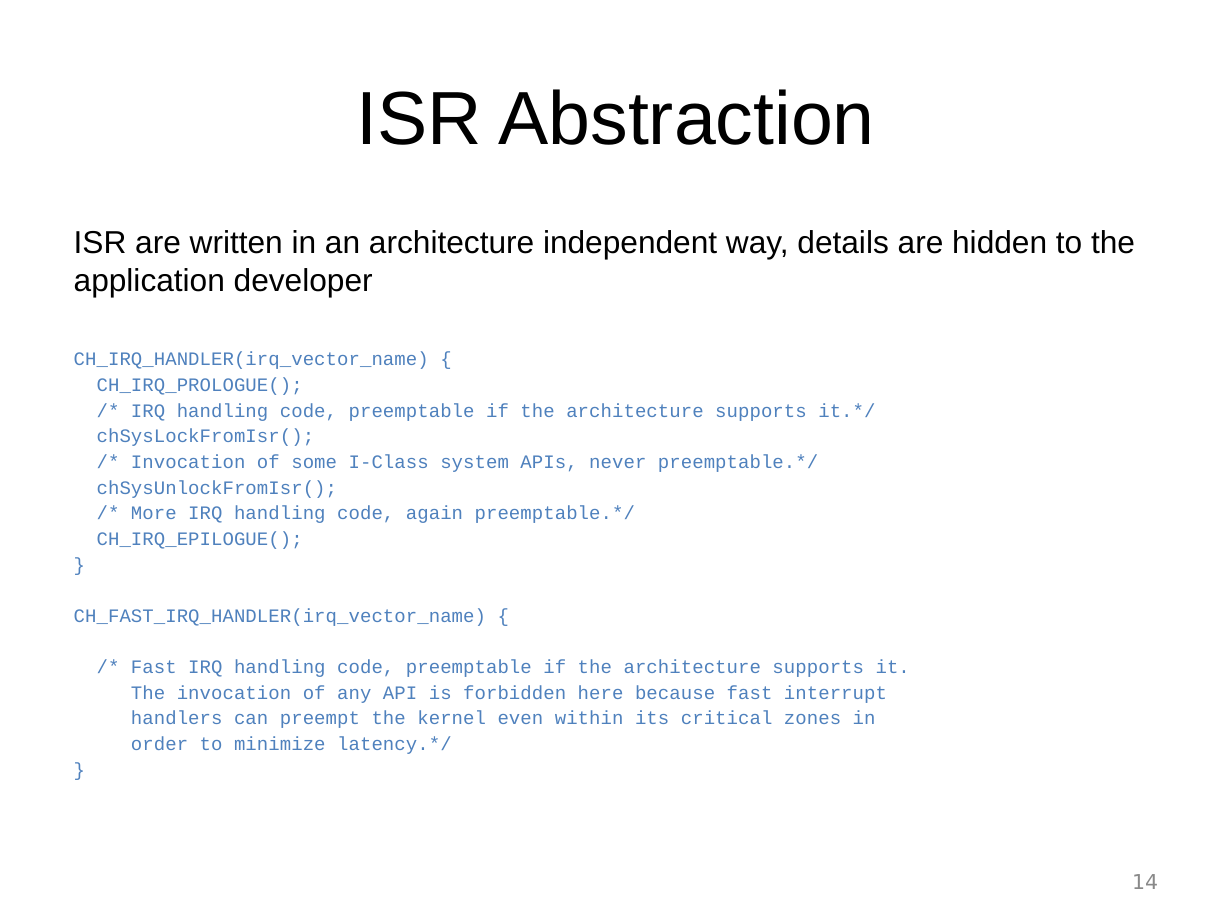
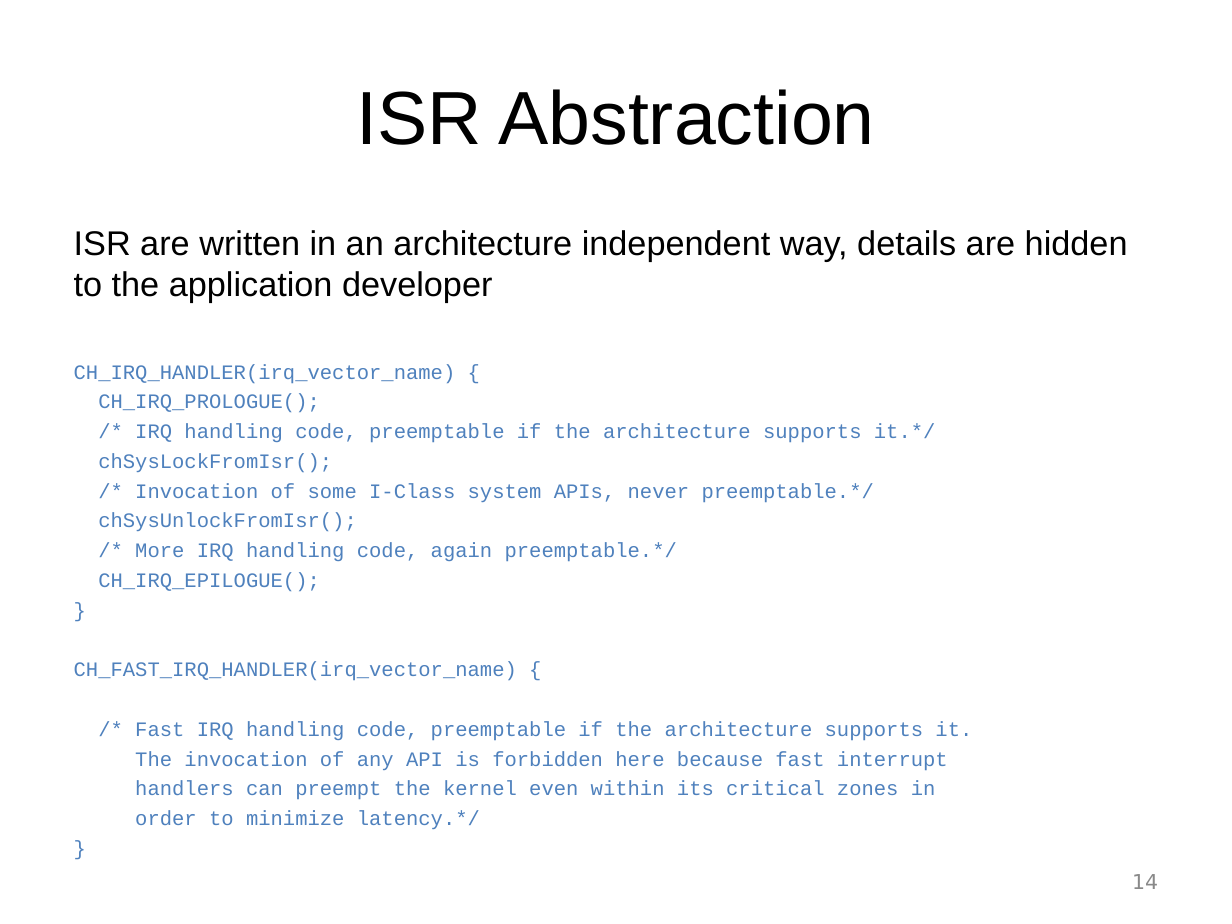
Before and after one commit to ArduPilot/ChibiOS.svn, a slide deck: slide 14 of slides_better_embedded_2012/ChibiOS-RT 2 Architecture.ppt. Drawn at 1232x924 pixels with LibreOffice and Linux fonts; fonts in the diff are those of the drawing; background and template pictures are left out. Boxes give left, top, right and bottom in pixels: in the first picture for what was removed or moved away, otherwise in the second. Text is boxed around its words. In the diff, an @@ line names an element or a change of style, - is before the commit and + after.

```diff
--- a/slides_better_embedded_2012/ChibiOS-RT 2 Architecture.ppt
+++ b/slides_better_embedded_2012/ChibiOS-RT 2 Architecture.ppt
@@ text "ISR are written in an ..." at box(74, 230, 1128, 830): size 18.5 to 20 pt in "ISR are written in an architecture independent ..."; size 11.1 to 12 pt in "CH_IRQ_HANDLER(irq_vector_name) {", "CH_IRQ_PROLOGUE();", "/* IRQ handling code, preemptable if the ...", "chSysLockFromIsr();" and 11 more places; line spacing 0.9 to 1 @@
```
Also in this commit, not shown: 22 other slides changed, 1 other file.
